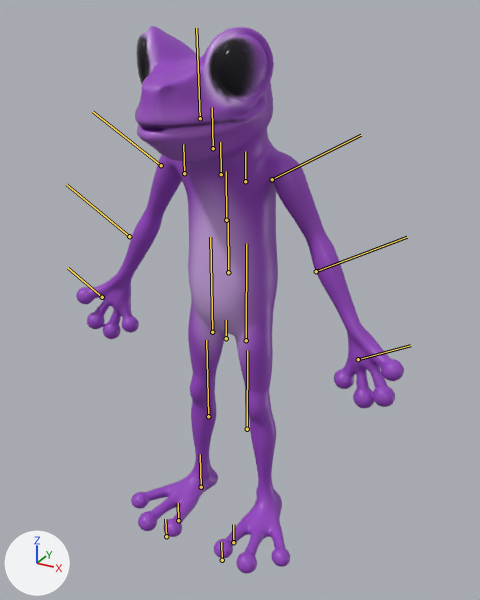
One commit to the glTF model assets/3d/bacano/web/bacano-articulado.glb: the scene before it, then after it.
Both versions are drawn from a 50 mm camera at (1.004, -1.63, 0.888) aimed at (0.074, 0.061, 0.042). The axes (+X, +Y, +Z) are drawn at lower left. The lights are the same throughout. The older version comes first. Both versions are drawn at frame 22 of the action 'idle'; the numbers are the values there. The bones that change, and the others that lie on the model, are drawn over the model as lines.

In view in the first picture: 'Bacano_articulado'.
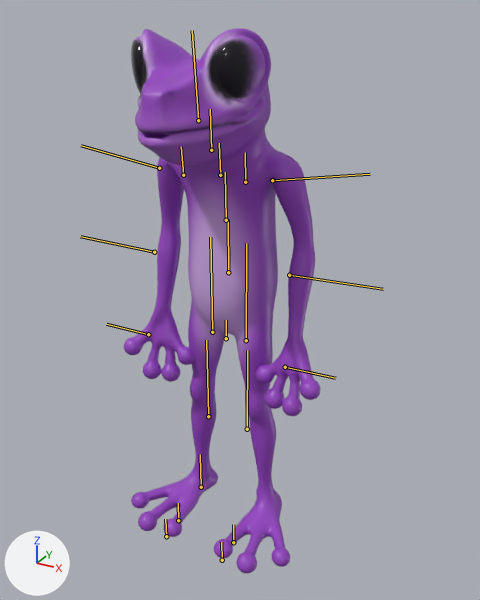
Location of each change, [x1, y1, x2, y2] in pixels of the pictures (480 x 600 px):
'Bacano_articulado', posed (40% narrower): before [76, 26, 404, 574]; after [124, 28, 320, 574]
bone 'mixamorig:Spine1', root to tip: before (226, 220) to (226, 171); after (226, 220) to (225, 172)
bone 'mixamorig:Spine2', root to tip: before (221, 174) to (220, 142); after (220, 175) to (219, 143)
bone 'mixamorig:Head', root to tip: before (200, 118) to (196, 28); after (198, 120) to (192, 30)
bone 'mixamorig:LeftShoulder', root to tip: before (245, 181) to (245, 151); after (245, 182) to (245, 152)
bone 'mixamorig:LeftArm', root to tip: before (272, 179) to (361, 135); after (272, 180) to (370, 174)
bone 'mixamorig:LeftForeArm', root to tip: before (316, 271) to (407, 237); after (289, 275) to (383, 289)
bone 'mixamorig:LeftHand', root to tip: before (358, 359) to (410, 345); after (285, 367) to (335, 378)
bone 'mixamorig:RightShoulder', root to tip: before (184, 173) to (183, 144); after (183, 175) to (181, 146)
bone 'mixamorig:RightArm', root to tip: before (161, 165) to (92, 111); after (159, 168) to (81, 145)
bone 'mixamorig:RightForeArm', root to tip: before (129, 236) to (66, 184); after (154, 252) to (80, 236)
bone 'mixamorig:RightHand', root to tip: before (102, 297) to (68, 268); after (148, 334) to (106, 324)

What the commit changed:
Bone 'mixamorig:Spine1' (bone_mixamorig_spine1) turns from (0, 0, 0) to (1, 0, 0) degrees about its own x, y and z.
Bone 'mixamorig:Spine2' (bone_mixamorig_spine2) turns from (1, 0, 0) to (1, 1, 1) degrees about its own x, y and z.
Bone 'mixamorig:Head' (bone_mixamorig_head) turns from (1, 1, 0) to (1, 3, 1) degrees about its own x, y and z.
Bone 'mixamorig:LeftShoulder' (bone_mixamorig_leftshoulder) turns from (0, 0, 0) to (1, 0, -1) degrees about its own x, y and z.
Bone 'mixamorig:LeftArm' (bone_mixamorig_leftarm) turns from (0, 0, -60) to (3, 1, -79) degrees about its own x, y and z.
Bone 'mixamorig:LeftForeArm' (bone_mixamorig_leftforearm) turns from (0, 0, 0) to (2, -14, -7) degrees about its own x, y and z.
Bone 'mixamorig:LeftHand' (bone_mixamorig_lefthand) turns from (0, 0, 0) to (1, 3, 1) degrees about its own x, y and z.
Bone 'mixamorig:RightShoulder' (bone_mixamorig_rightshoulder) turns from (0, 0, 0) to (1, 0, 1) degrees about its own x, y and z.
Bone 'mixamorig:RightArm' (bone_mixamorig_rightarm) turns from (0, 0, 60) to (3, 0, 79) degrees about its own x, y and z.
Bone 'mixamorig:RightForeArm' (bone_mixamorig_rightforearm) turns from (0, 0, 0) to (1, 12, 6) degrees about its own x, y and z.
Bone 'mixamorig:RightHand' (bone_mixamorig_righthand) turns from (0, 0, 0) to (-1, -3, 1) degrees about its own x, y and z.
